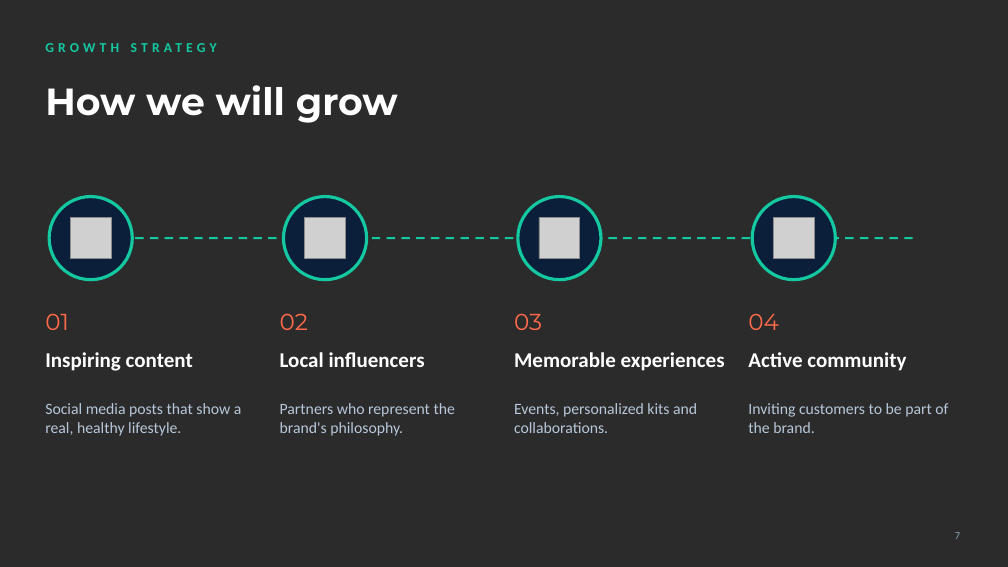
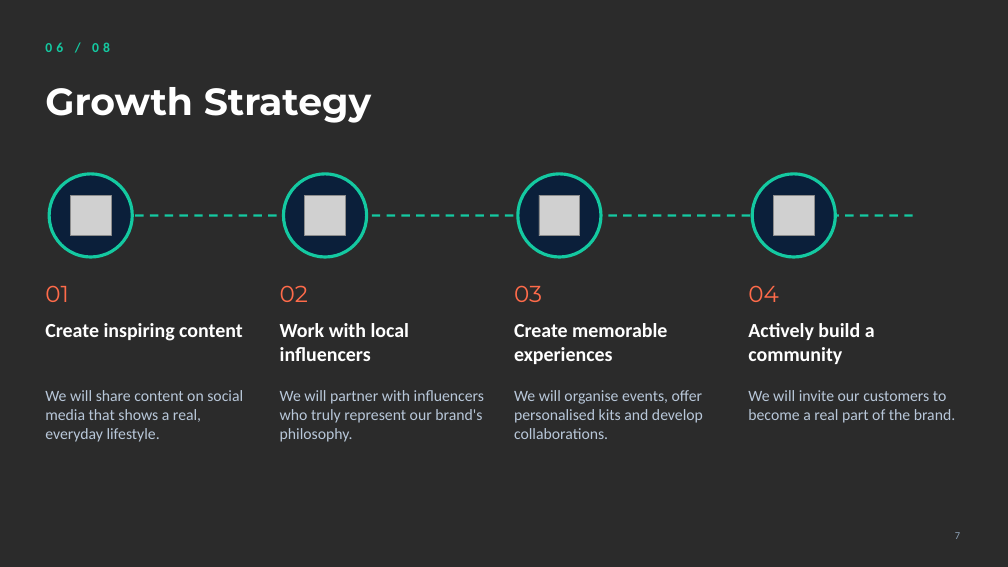
Before and after one commit to Johnporkthethird/english-presentaiton-, a slide deck: slide 7 of NutriPill.pptx. Drawn at 1008x567 pixels with LibreOffice and Linux fonts; fonts in the diff are those of the drawing; grey boxes stand for pictures; background and template pictures are left out; a plain dark background stands for a picture behind light text. Boxes give left, top, right and bottom in pixels: in the first picture for what was removed or moved away, otherwise in the second. Text is boxed around its words. In the diff, an @@ line names an element or a change of style, - is before the commit and + after.

```diff
--- a/NutriPill.pptx
+++ b/NutriPill.pptx
@@ text at [45, 42, 110, 52]: text changed @@
-GROWTH STRATEGY
+06 / 08
@@ title at [45, 87, 371, 123]: text changed @@
-How we will grow
+Growth Strategy
@@ 4 pictures, 4 ellipses: place and size @@
-4 pictures, 4 ellipses at [49, 197, 836, 280]
+4 pictures, 4 ellipses at [49, 174, 836, 257]
@@ 4 texts, 1 line: place and size @@
-4 texts, 1 line at [45, 238, 915, 330]
+4 texts, 1 line at [45, 216, 915, 302]
@@ text at [45, 323, 243, 341]: text changed; size 20 to 19 pt @@
-Inspiring content
+Create inspiring content
@@ text at [280, 323, 410, 361]: text changed; size 20 to 19 pt @@
-Local influencers
+Work with local influencers
@@ text at [514, 323, 667, 364]: text changed; size 20 to 19 pt @@
-Memorable experiences
+Create memorable experiences
@@ vertical alignment middle to top in 12 elements at [45, 285, 69, 302], [280, 285, 308, 302], [514, 285, 542, 302], [748, 285, 779, 302], [45, 323, 243, 341], [514, 323, 667, 364], [280, 323, 410, 361], [748, 390, 955, 423], [45, 390, 243, 442], [514, 390, 703, 439], [280, 390, 484, 442], [748, 323, 875, 364] @@
@@ text at [748, 323, 875, 364]: text changed; size 20 to 19 pt @@
-Active community
+Actively build a community
@@ text at [45, 390, 243, 442]: text changed @@
-Social media posts that show a real, healthy lifestyle.
+We will share content on social media that shows a real, everyday lifestyle.
@@ text at [280, 390, 484, 442]: text changed @@
-Partners who represent the brand's philosophy.
+We will partner with influencers who truly represent our brand's philosophy.
@@ text at [514, 390, 703, 439]: text changed @@
-Events, personalized kits and collaborations.
+We will organise events, offer personalised kits and develop collaborations.
@@ text at [748, 390, 955, 423]: text changed @@
-Inviting customers to be part of the brand.
+We will invite our customers to become a real part of the brand.
```
Also in this commit, not shown: 8 other slides changed, 1 slide removed, 3 other files.
